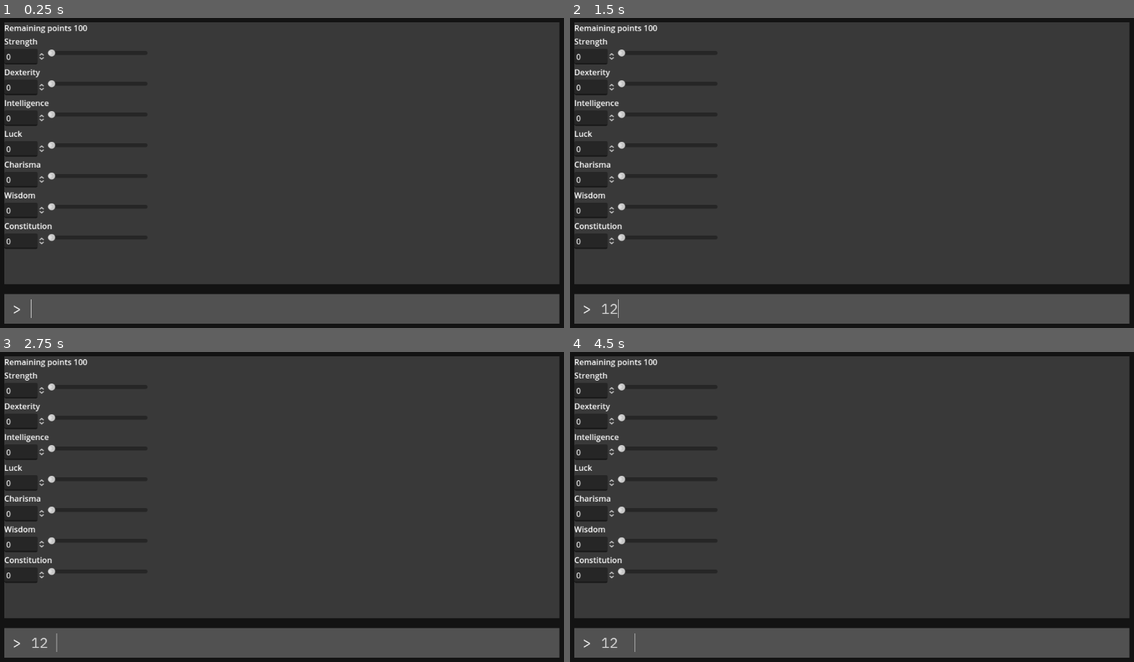
Above: before the commit, frames 1-4 (two rows, left to right).
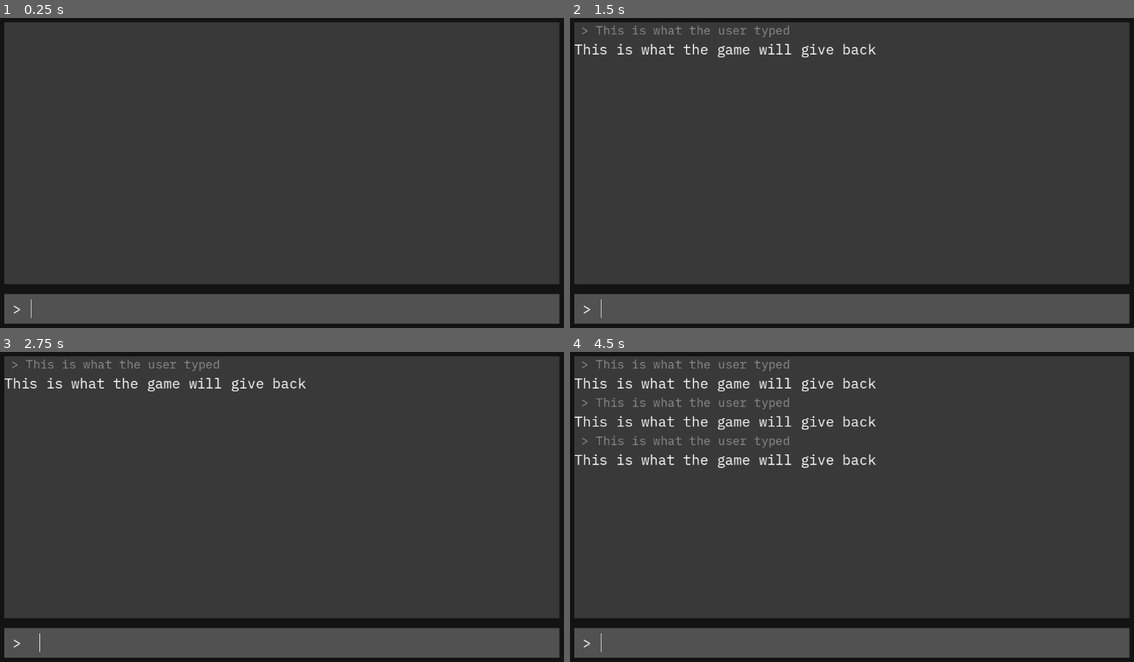
Above: after the commit, the same moments.

Repository: Gordope/CoT
Game: Godot game, scene res://control_(root).tscn
Two runs of this game, one before a commit and one after it. Both use one fixed random seed, a clock stepped at 60 frames per second and the inputs below.
Inputs (mouse positions are in pixels of both pictures, inside the frame that each line leads up to):
- Up to frame 1 (0.25 s): no input
- Up to frame 2 (1.5 s): click (863, 309) at 0.52 s; type "12" at 0.6 s; tap Enter at 1.25 s
- Up to frame 3 (2.75 s): tap Space at 2 s
- Up to frame 4 (4.5 s): tap Enter at 2.75, 4.25 s; tap Space at 3.5 s

The runs differ from the first frame. In frame 1, 1.2% of the frame differs, in the area x 0-16%, y 2-75%; in frame 2, 2.0%; in frame 3, 2.0%; in frame 4, 3.7%, in the area x 0-55%, y 2-97%.

Commit message:
Responses part 1

Diff:
--- a/control_(root).gd
+++ b/control_(root).gd
@@ -1,186 +1,9 @@
 extends Control
 
-var maxPoints = 100
-var str = 0
-var dex = 0
-var intel = 0
-var luck = 0
-var char = 0
-var wis = 0
-var con = 0
+const InputResponse = preload("res://input_response.tscn")
 
-@onready var remaining_points = get_node("VBoxContainer/HBoxContainer/Value points")
-@onready var str_spinbox = get_node("VBoxContainer/HBoxContainer (str)/Value str")
-@onready var str_slider = get_node("VBoxContainer/HBoxContainer (str)/HSlider str")
-@onready var dex_spinbox = get_node("VBoxContainer/HBoxContainer (dex)/Value dex")
-@onready var dex_slider = get_node("VBoxContainer/HBoxContainer (dex)/HSlider dex")
-@onready var int_spinbox = get_node("VBoxContainer/HBoxContainer (int)/Value int")
-@onready var int_slider = get_node("VBoxContainer/HBoxContainer (int)/HSlider int")
-@onready var luck_spinbox = get_node("VBoxContainer/HBoxContainer (luck)/Value luck")
-@onready var luck_slider = get_node("VBoxContainer/HBoxContainer (luck)/HSlider luck")
-@onready var char_spinbox = get_node("VBoxContainer/HBoxContainer (char)/Value char")
-@onready var char_slider = get_node("VBoxContainer/HBoxContainer (char)/HSlider char")
-@onready var wis_spinbox = get_node("VBoxContainer/HBoxContainer (wis)/Value wis")
-@onready var wis_slider = get_node("VBoxContainer/HBoxContainer (wis)/HSlider wis")
-@onready var con_spinbox = get_node("VBoxContainer/HBoxContainer (con)/Value con")
-@onready var con_slider = get_node("VBoxContainer/HBoxContainer (con)/HSlider con")
-@onready var children_vbox = get_node("VBoxContainer").get_children()
+@onready var history_rows = $Background/MarginContainer/Rows/GameInfo/ScrollContainer/HistoryRows
 
-func _ready() -> void:
-	remaining_points.text = str(100)
-
-
-
-func _on_h_slider_str_value_changed(value: float) -> void:
-	maxPoints += str - value
-	remaining_points.text = str(maxPoints)
-	if (maxPoints < 0):
-		red_ui()
-	else:
-		white_ui()
-	str = value
-	str_spinbox.value = value
-
-func _on_value_str_value_changed(value: float) -> void:
-	maxPoints += str - value
-	remaining_points.text = str(maxPoints)
-	if (maxPoints < 0):
-		red_ui()
-	else:
-		white_ui()
-	str = value
-	str_slider.value = int(value)
-
-func _on_h_slider_dex_value_changed(value: float) -> void:
-	maxPoints += dex - value
-	remaining_points.text = str(maxPoints)
-	if (maxPoints < 0):
-		red_ui()
-	else:
-		white_ui()
-	dex = value
-	dex_spinbox.value = value
-
-func _on_value_dex_value_changed(value: float) -> void:
-	maxPoints += dex - value
-	remaining_points.text = str(maxPoints)
-	if (maxPoints < 0):
-		red_ui()
-	else:
-		white_ui()
-	dex = value
-	dex_slider.value = int(value)
-
-func _on_h_slider_int_value_changed(value: float) -> void:
-	maxPoints += intel - value
-	remaining_points.text = str(maxPoints)
-	if (maxPoints < 0):
-		red_ui()
-	else:
-		white_ui()
-	intel = value
-	int_spinbox.value = value
-
-func _on_value_int_value_changed(value: float) -> void:
-	maxPoints += intel - value
-	remaining_points.text = str(maxPoints)
-	if (maxPoints < 0):
-		red_ui()
-	else:
-		white_ui()
-	intel = value
-	int_slider.value = int(value)
-
-func _on_h_slider_luck_value_changed(value: float) -> void:
-	maxPoints += luck - value
-	remaining_points.text = str(maxPoints)
-	if (maxPoints < 0):
-		red_ui()
-	else:
-		white_ui()
-	luck = value
-	luck_spinbox.value = value
-
-func _on_value_luck_value_changed(value: float) -> void:
-	maxPoints += luck - value
-	remaining_points.text = str(maxPoints)
-	if (maxPoints < 0):
-		red_ui()
-	else:
-		white_ui()
-	luck = value
-	luck_slider.value = int(value)
-
-func _on_h_slider_char_value_changed(value: float) -> void:
-	maxPoints += char - value
-	remaining_points.text = str(maxPoints)
-	if (maxPoints < 0):
-		red_ui()
-	else:
-		white_ui()
-	char = value
-	char_spinbox.value = value
-
-func _on_value_char_value_changed(value: float) -> void:
-	maxPoints += char - value
-	remaining_points.text = str(maxPoints)
-	if (maxPoints < 0):
-		red_ui()
-	else:
-		white_ui()
-	char = value
-	char_slider.value = int(value)
-
-func _on_h_slider_wis_value_changed(value: float) -> void:
-	maxPoints += wis - value
-	remaining_points.text = str(maxPoints)
-	if (maxPoints < 0):
-		red_ui()
-	else:
-		white_ui()
-	wis = value
-	wis_spinbox.value = value
-
-func _on_value_wis_value_changed(value: float) -> void:
-	maxPoints += wis - value
-	remaining_points.text = str(maxPoints)
-	if (maxPoints < 0):
-		red_ui()
-	else:
-		white_ui()
-	wis = value
-	wis_slider.value = int(value)
-
-func _on_h_slider_con_value_changed(value: float) -> void:
-	maxPoints += con - value
-	remaining_points.text = str(maxPoints)
-	if (maxPoints < 0):
-		red_ui()
-	else:
-		white_ui()
-	con = value
-	con_spinbox.value = value
-
-func _on_value_con_value_changed(value: float) -> void:
-	maxPoints += con - value
-	remaining_points.text = str(maxPoints)
-	if (maxPoints < 0):
-		red_ui()
-	else:
-		white_ui()
-	con = value
-	con_slider.value = int(value)
-
-func red_ui():
-	get_node("VBoxContainer/HBoxContainer/Remaining points").add_theme_color_override("font_color", Color.RED)
-	get_node("VBoxContainer/HBoxContainer/Value points").add_theme_color_override("font_color", Color.RED)
-	for child in children_vbox:
-		if child is Label:
-			child.add_theme_color_override("font_color", Color.RED)
-
-func white_ui():
-	get_node("VBoxContainer/HBoxContainer/Remaining points").add_theme_color_override("font_color", Color.WHITE)
-	get_node("VBoxContainer/HBoxContainer/Value points").add_theme_color_override("font_color", Color.WHITE)
-	for child in children_vbox:
-		if child is Label:
-			child.add_theme_color_override("font_color", Color.WHITE)
+func _on_input_text_submitted(new_text: String) -> void:
+	var input_response = InputResponse.instantiate()
+	history_rows.add_child(input_response)
--- a/control_(root).tscn
+++ b/control_(root).tscn
@@ -1,5 +1,6 @@
-[gd_scene load_steps=10 format=3 uid="uid://dwd8ug3siqd4q"]
-
+[gd_scene load_steps=11 format=3 uid="uid://dwd8ug3siqd4q"]
+
+[ext_resource type="Script" path="res://control_(root).gd" id="1_gddro"]
 [ext_resource type="FontFile" uid="uid://qoioaxtb7nx3" path="res://IBMPlexMono-Regular.ttf" id="2_ctj0n"]
 [ext_resource type="Script" path="res://input.gd" id="2_l4urd"]
 [ext_resource type="Script" path="res://v_box_container.gd" id="3_ryk62"]
@@ -27,6 +28,7 @@
 grow_horizontal = 2
 grow_vertical = 2
 scale = Vector2(1.0042, 1)
+script = ExtResource("1_gddro")
 
 [node name="Background" type="PanelContainer" parent="."]
 layout_mode = 1
@@ -53,6 +55,13 @@
 size_flags_vertical = 3
 theme_override_styles/panel = SubResource("StyleBoxFlat_e3dik")
 
+[node name="ScrollContainer" type="ScrollContainer" parent="Background/MarginContainer/Rows/GameInfo"]
+layout_mode = 2
+horizontal_scroll_mode = 0
+
+[node name="HistoryRows" type="VBoxContainer" parent="Background/MarginContainer/Rows/GameInfo/ScrollContainer"]
+layout_mode = 2
+
 [node name="InputArea" type="PanelContainer" parent="Background/MarginContainer/Rows"]
 custom_minimum_size = Vector2(0, 60)
 layout_mode = 2
@@ -78,6 +87,7 @@
 script = ExtResource("2_l4urd")
 
 [node name="VBoxContainer" type="VBoxContainer" parent="."]
+visible = false
 layout_mode = 2
 offset_left = 20.0
 offset_top = 20.0
@@ -209,6 +219,8 @@
 layout_mode = 2
 max_value = 30.0
 
+[connection signal="text_submitted" from="Background/MarginContainer/Rows/InputArea/HBoxContainer/Input" to="." method="_on_input_text_submitted"]
+[connection signal="text_submitted" from="Background/MarginContainer/Rows/InputArea/HBoxContainer/Input" to="Background/MarginContainer/Rows/InputArea/HBoxContainer/Input" method="_on_text_submitted"]
 [connection signal="value_changed" from="VBoxContainer/HBoxContainer (str)/Value str" to="." method="_on_value_str_value_changed"]
 [connection signal="value_changed" from="VBoxContainer/HBoxContainer (str)/Value str" to="VBoxContainer" method="_on_value_str_value_changed"]
 [connection signal="value_changed" from="VBoxContainer/HBoxContainer (str)/HSlider str" to="." method="_on_h_slider_str_value_changed"]
--- a/input.gd
+++ b/input.gd
@@ -8,3 +8,7 @@
 # Called every frame. 'delta' is the elapsed time since the previous frame.
 func _process(delta: float) -> void:
 	pass
+
+
+func _on_text_submitted(new_text: String) -> void:
+	clear()
--- /dev/null
+++ b/input_response.tscn
@@ -0,0 +1,18 @@
+[gd_scene load_steps=2 format=3 uid="uid://dp5djq0rd2158"]
+
+[ext_resource type="FontFile" uid="uid://qoioaxtb7nx3" path="res://IBMPlexMono-Regular.ttf" id="1_lo1gw"]
+
+[node name="InputResponse" type="VBoxContainer"]
+
+[node name="InputHistory" type="Label" parent="."]
+layout_mode = 2
+theme_override_colors/font_color = Color(0.544974, 0.544974, 0.544974, 1)
+theme_override_fonts/font = ExtResource("1_lo1gw")
+theme_override_font_sizes/font_size = 24
+text = " > This is what the user typed"
+
+[node name="Response" type="Label" parent="."]
+layout_mode = 2
+theme_override_fonts/font = ExtResource("1_lo1gw")
+theme_override_font_sizes/font_size = 28
+text = "This is what the game will give back"
